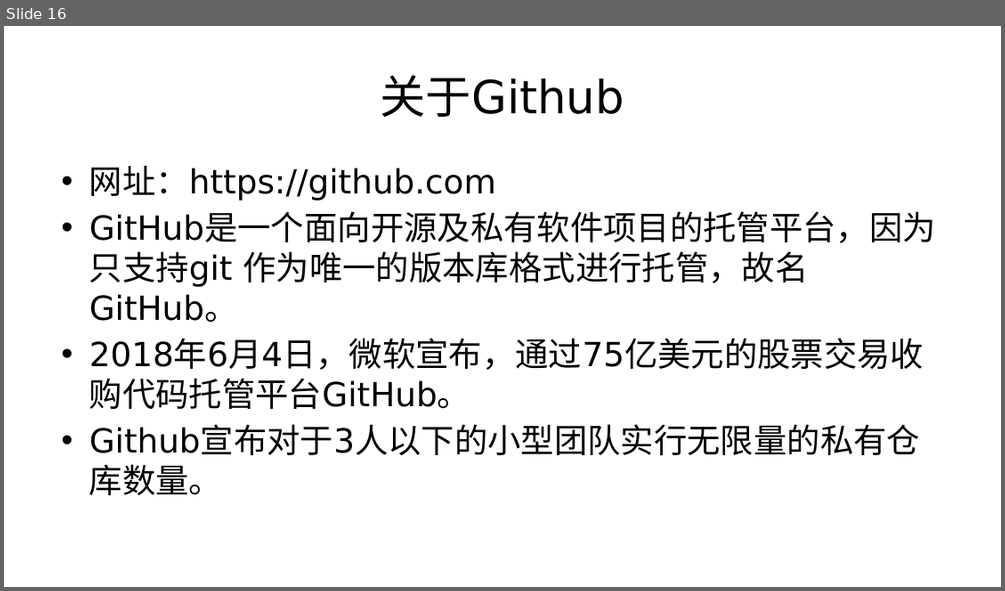
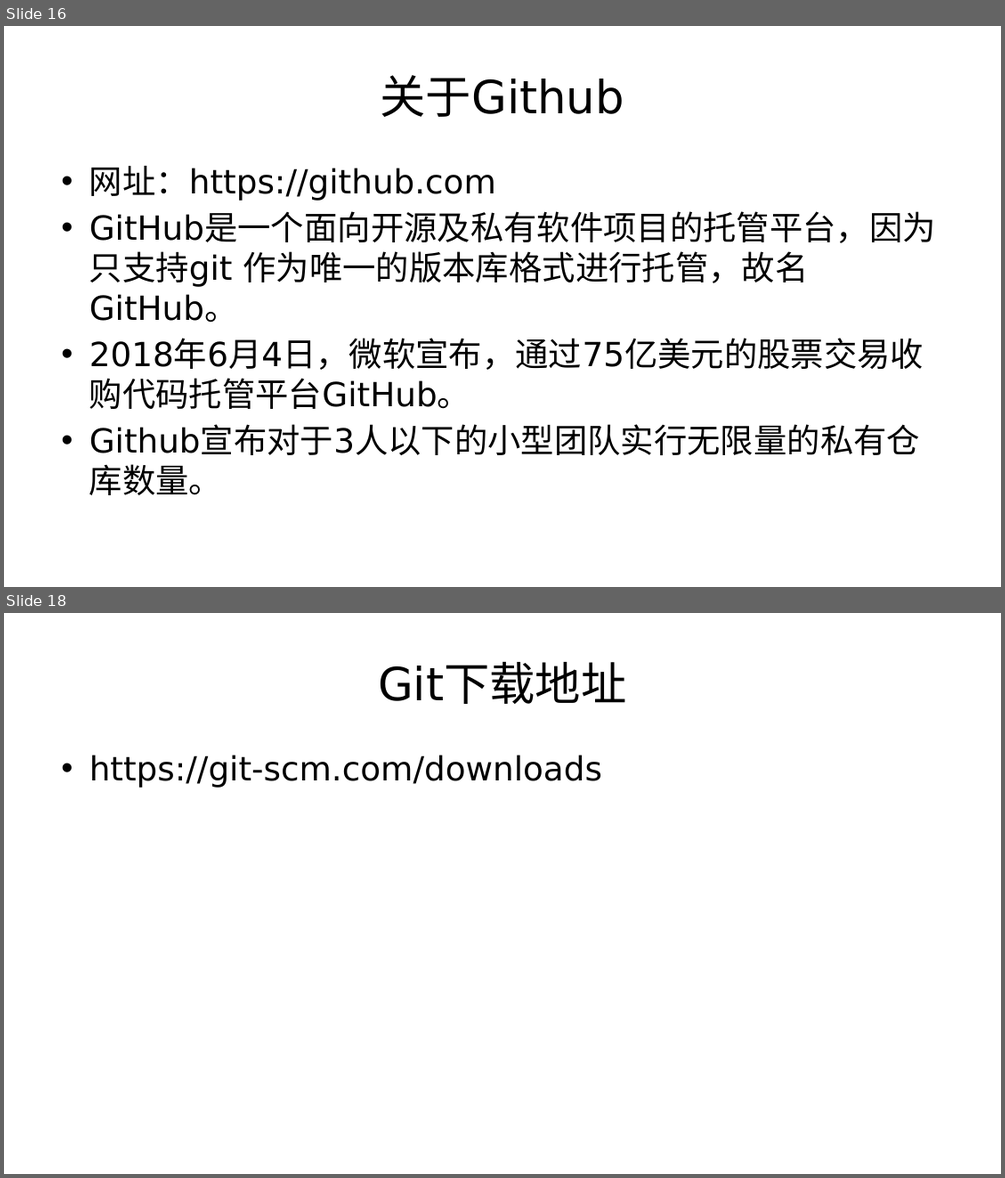
Before and after one commit to Sdear/LectureNotes, a slide deck: 专题/版本控制那些事.pptx. Shown one above the other, each under a label of ours: slide 16 before the commit, slides 16 and 18 after it; the slides between them are not shown. The pictures are 1005x591 and 1005x1178 pixels, drawn with LibreOffice and Linux fonts; fonts in the diff are those of the drawing; background and template pictures are left out. Boxes give left, top, right and bottom in pixels: in the first picture for what was removed or moved away, otherwise in the second. Text is boxed around its words. In the diff, an @@ line names an element or a change of style, - is before the commit and + after.

```diff
--- a/专题/版本控制那些事.pptx
+++ b/专题/版本控制那些事.pptx
@@ slide 18 added at <box>4,613,1001,1174</box>, background #FFFFFF @@
@@ title added at <box>378,664,627,704</box>, 44 pt, text #000000 @@
+Git下载地址
@@ text added at <box>89,755,602,787</box>, 32 pt, text #000000 @@
+• https://git-scm.com/downloads
```
Also in this commit, not shown: 16 other slides added, 1 other file.
